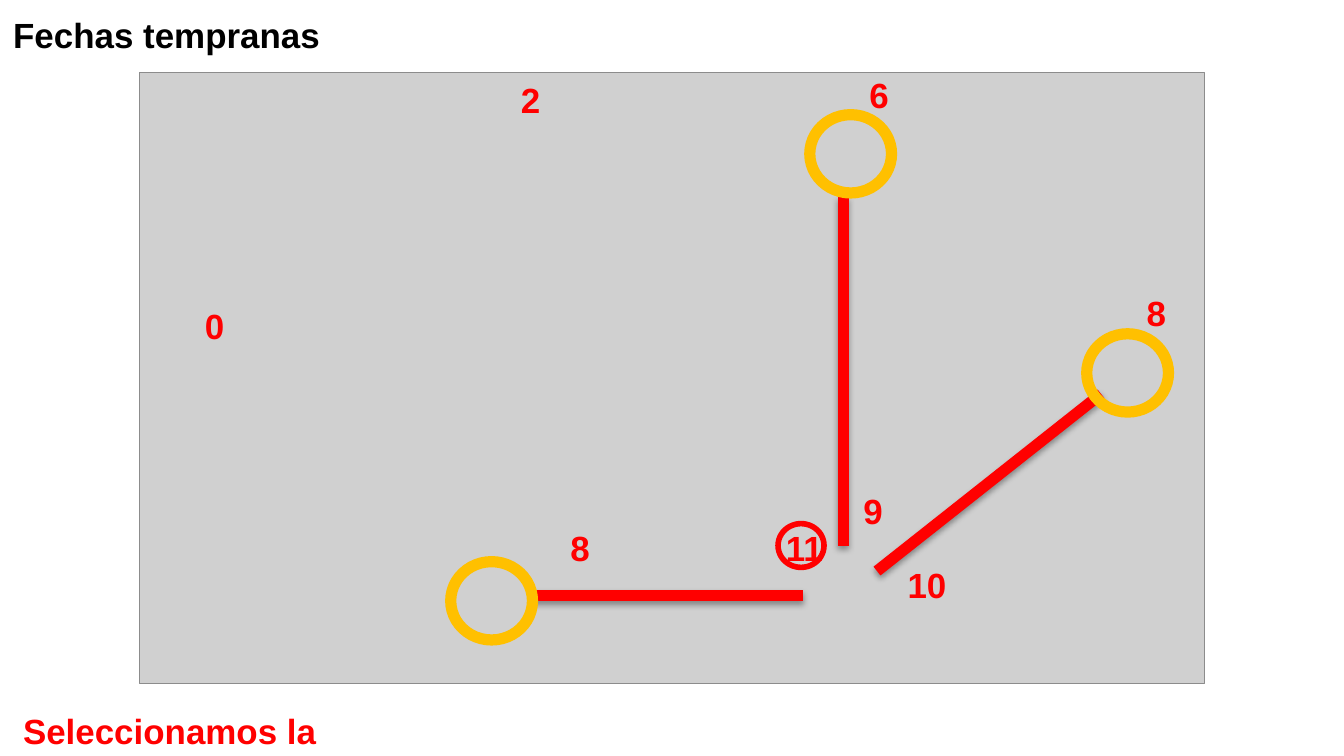
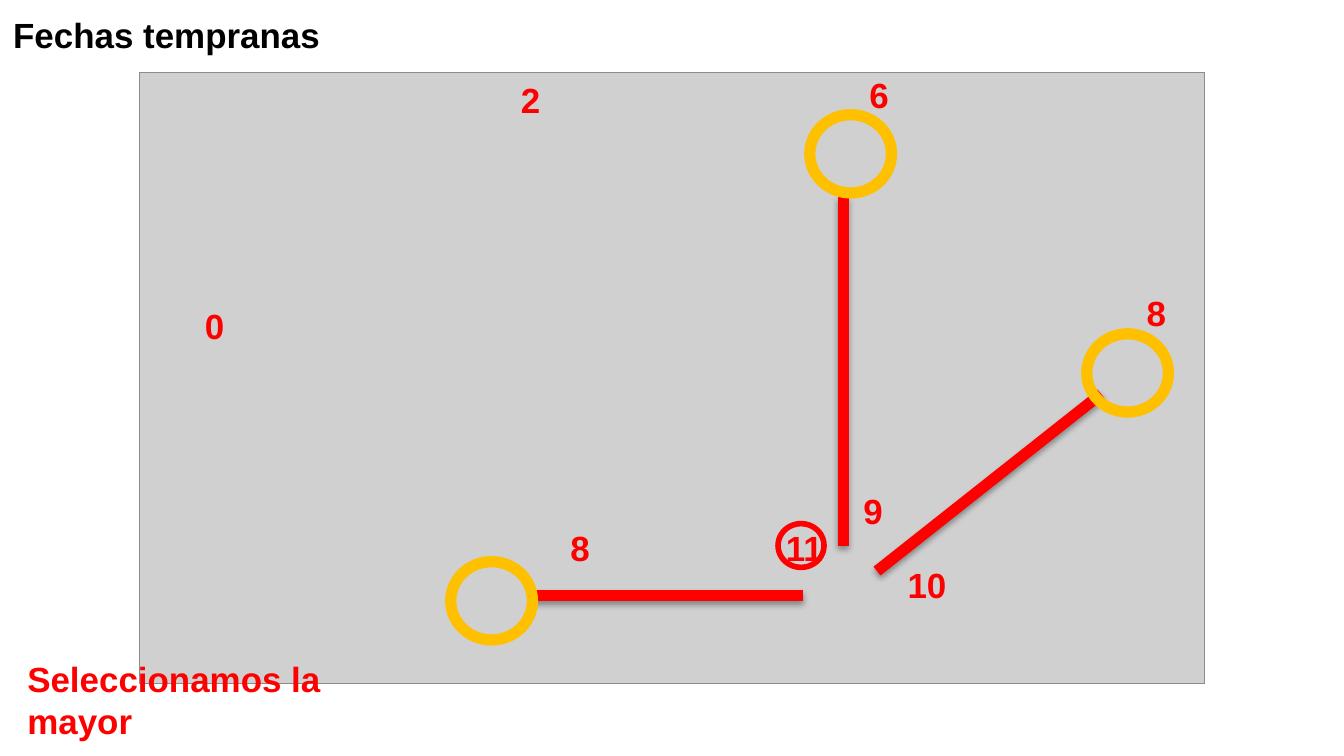
Before and after one commit to investigacion-operativa/pyOperativ, a slide deck: slide 9 of 06_grafos/ejercicios/clase09_ejercicio_2/ejercicio_2.pptx. Drawn at 1344x756 pixels with LibreOffice and Linux fonts; fonts in the diff are those of the drawing; grey boxes stand for pictures. Boxes give left, top, right and bottom in pixels: in the first picture for what was removed or moved away, otherwise in the second. Text is boxed around its words. In the diff, an @@ line names an element or a change of style, - is before the commit and + after.

```diff
--- a/06_grafos/ejercicios/clase09_ejercicio_2/ejercicio_2.pptx
+++ b/06_grafos/ejercicios/clase09_ejercicio_2/ejercicio_2.pptx
@@ text "Seleccionamos la mayor" rewrapped from <box>23,718,316,745</box> to <box>27,664,320,741</box> @@
```
Also in this commit, not shown: 4 other slides changed, 1 other file.
